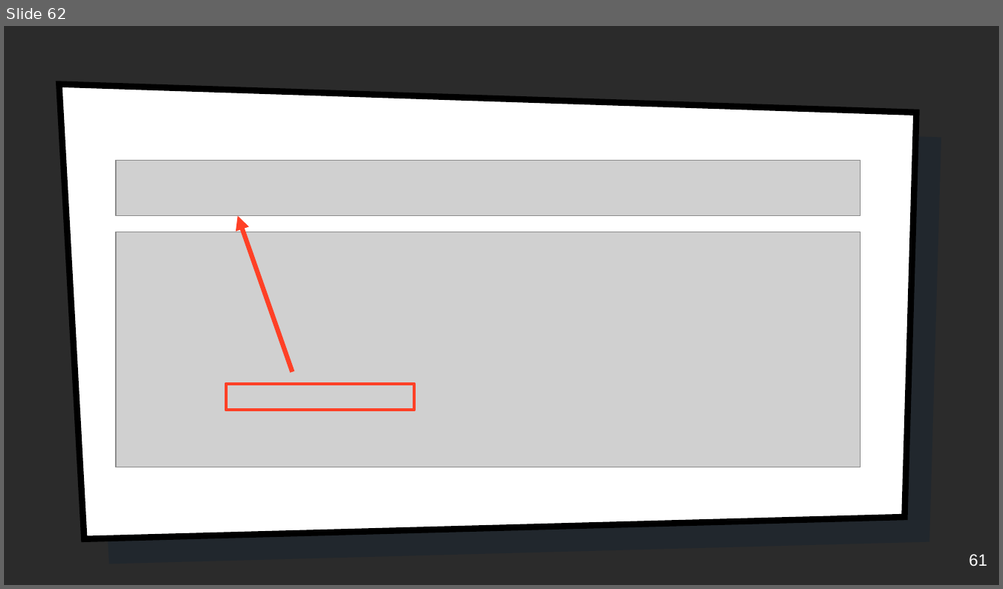
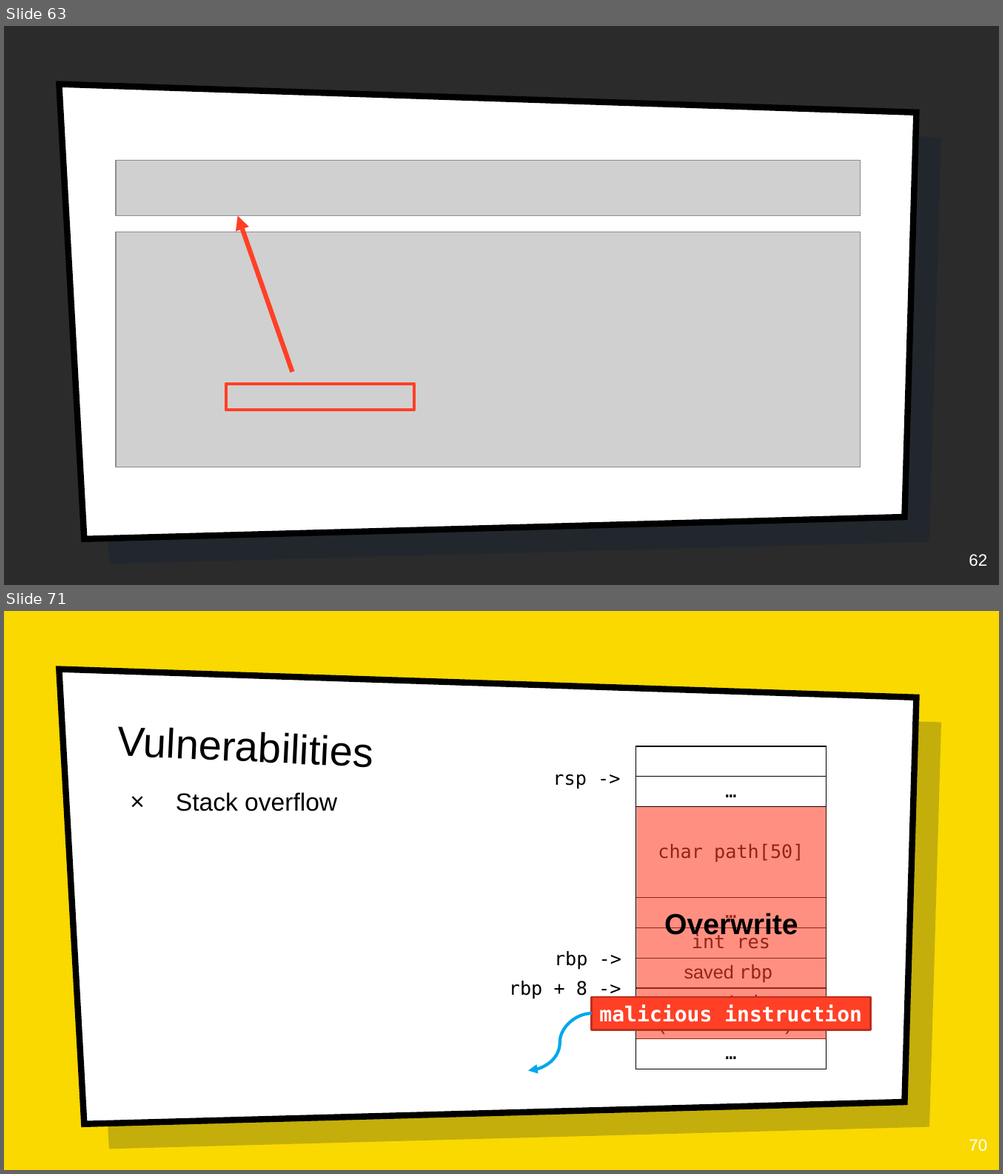
Before and after one commit to tiffanyb/tiffanyb.github.io, a slide deck: courses/cse545/slides/11-heap-4.pptx. Shown one above the other, each under a label of ours: slide 62 before the commit, slides 63 and 71 after it; the slides between them are not shown. The pictures are 1003x589 and 1003x1174 pixels, drawn with LibreOffice and Linux fonts; fonts in the diff are those of the drawing; grey boxes stand for pictures; background and template pictures are left out; a plain dark background stands for a picture behind light text. Boxes give left, top, right and bottom in pixels: in the first picture for what was removed or moved away, otherwise in the second. Text is boxed around its words. In the diff, an @@ line names an element or a change of style, - is before the commit and + after.

```diff
--- a/courses/cse545/slides/11-heap-4.pptx
+++ b/courses/cse545/slides/11-heap-4.pptx
@@ slide 71 added at box(4, 611, 999, 1170), background picture (left out); not listed: 2 template elements that a slide beside it also shows @@
@@ title added at box(116, 726, 373, 768), 40 pt, text #000000 @@
+Vulnerabilities
@@ table added at box(636, 747, 826, 1071), 8 rows, 1 columns @@
+
+…
+char path[50]
+…
+int res
+saved rbp
+saved rip / (return address)
+…
@@ text added at box(552, 775, 586, 789), 18 pt, text #000000 @@
+rsp ->
@@ text added at box(176, 792, 337, 812), 24 pt, text #000000 @@
+× Stack overflow
@@ rectangle added at box(637, 807, 826, 1040), fill #FF4026 at 58% opacity, 28 pt, text #000000, bold @@
+Overwrite
@@ text added at box(554, 951, 588, 970), 18 pt, text #000000 @@
+rbp ->
@@ text added at box(509, 981, 587, 999), 18 pt, text #000000 @@
+rbp + 8 ->
@@ rectangle added at box(591, 997, 871, 1031), fill #FF4026, outline #BD2F1C 2 pt, 20 pt, text #FFFFFF, bold @@
+malicious instruction
@@ curved arrow added from (591, 1014) to (528, 1071), #00A7EB 3 pt @@
@@ page number added at box(968, 1139, 987, 1152), 16 pt, text #FFFFFF @@
+70
@@ what was slide 62 is now slide 63 @@
@@ page number at box(968, 554, 987, 566): text changed @@
-61
+62
```
Also in this commit, not shown: 2 slides changed, 19 other slides added, 2 slides removed, 23 other files.
